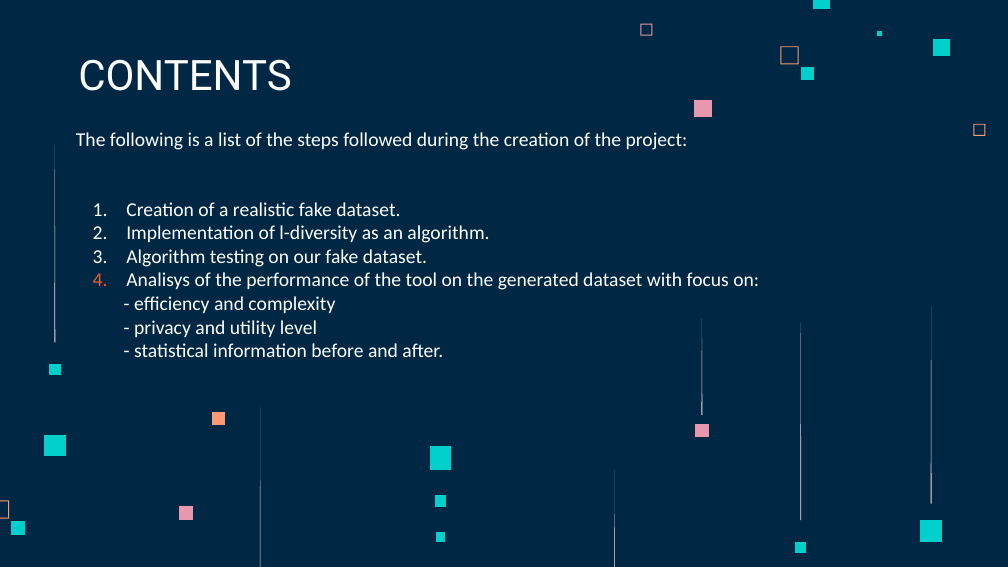
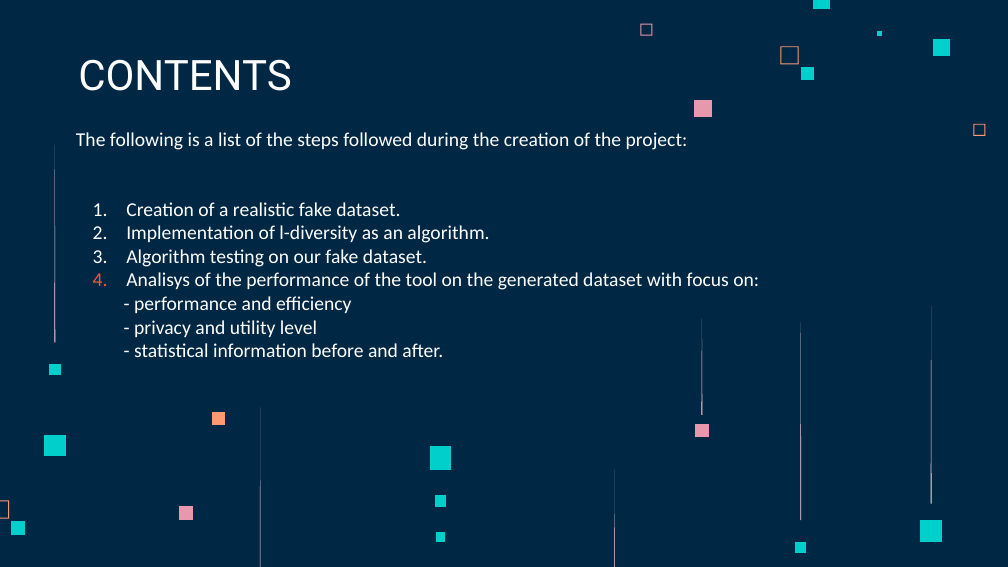
Before and after one commit to AaronKromer/progetto_data, a slide deck: slide 2 of l-diversity.pptx. Drawn at 1008x567 pixels with LibreOffice and Linux fonts; fonts in the diff are those of the drawing. Boxes give left, top, right and bottom in pixels: in the first picture for what was removed or moved away, otherwise in the second. Text is boxed around its words. In the diff, an @@ line names an element or a change of style, - is before the commit and + after.

```diff
--- a/l-diversity.pptx
+++ b/l-diversity.pptx
@@ text at box(134, 296, 351, 313): text changed @@
-- efficiency and complexity
+- performance and efficiency
```
Also in this commit, not shown: 1 other slide changed, 1 other file.
